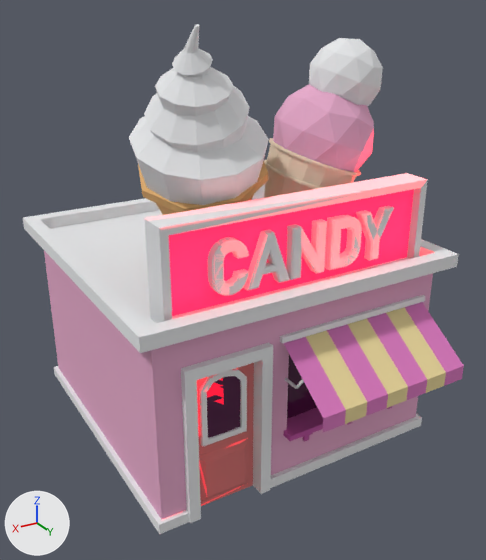
What one commit did to the glTF model shops/models/shop-candy-a_night.glb.
Rendered twice from a camera (50 mm lens) standing at (4.33, 7.4, 5.78) and looking at (0.04, 0.24, 2.2). Every picture has the same lights, and +X, +Y and +Z are marked at lower left. The older version comes first. Where no turn or scale is listed for an object, it has been applied to the vertices. Vertices at exactly the same position are counted once.

The older version as bpy lines, for what is in view:
```python
ob_object_10 = bpy.data.objects.new('Object_10', me_object_8)
ob_object_10.parent = ob_76f848e4f640400497e3b60985568616_obj_cleaner_materialmerger_gles
ob_object_10.location = (0.0, 0.0, 0.0)
ob_object_11 = bpy.data.objects.new('Object_11', me_object_9)
ob_object_11.location = (0.0, -0.32, 0.0)
ob_object_4 = bpy.data.objects.new('Object_4', me_object_2)
ob_object_4.location = (0.0, -0.32, 0.0)
ob_object_6 = bpy.data.objects.new('Object_6', me_object_4)
ob_object_6.location = (0.0, -0.32, 0.0)
ob_object_7 = bpy.data.objects.new('Object_7', me_object_5)
ob_object_7.location = (0.0, -0.32, 0.0)
ob_object_8 = bpy.data.objects.new('Object_8', me_object_6)
ob_object_8.location = (0.0, -0.32, 0.0)
ob_object_9 = bpy.data.objects.new('Object_9', me_object_7)
ob_object_9.location = (0.0, -0.32, 0.0)
# also in view: 'Object_2' at (-0.72, 2.01, 1.72); 'Object_5' at (0.69, 0.39, 3.04); 'Object_3' at (-0.72, 2.01, 1.72)
```
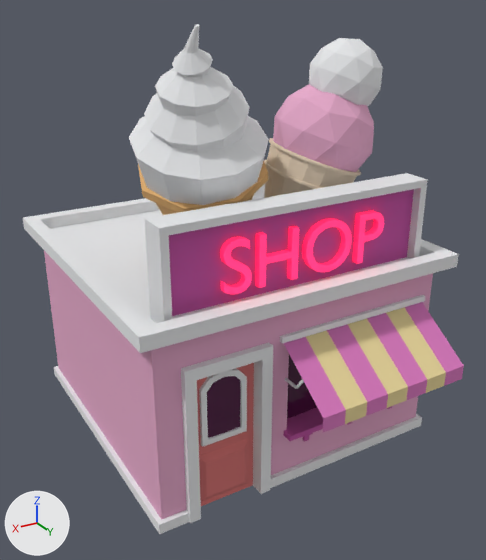
Edits to the scene script, one JSON object a line:
```json
{"op": "add", "block": "mat_sign_letters", "code": ["mat_sign_letters = bpy.data.materials.new('sign_letters')", "# colours: pink #ff59bc", "# uses the picture img_shop_candy_a_night"]}
{"block": "me_object_2", "where": "me_object_2.from_pydata(...)  # 81 vertices, 116 faces; spans x -1.72..1.34, y 1.77..1.93, z 0.72..2.0"}
{"block": "me_object_2", "where": "# used by ob_object_4; location = (0.0, -0.32, 0.0)"}
{"block": "me_object_2", "change": "me_object_2 part 1: texture (UV) coordinates changed"}
{"block": "me_object_5", "where": "me_object_5.from_pydata(...)  # 12 vertices, 18 faces; spans x 0.69..1.54, y 1.9..1.95, z 0.0..1.92"}
{"block": "me_object_5", "where": "# used by ob_object_7; location = (0.0, -0.32, 0.0)"}
{"block": "me_object_5", "change": "me_object_5 part 2: texture (UV) coordinates changed"}
{"block": "me_object_6", "where": "me_object_6.from_pydata(...)  # 56 vertices, 84 faces; spans x -2.0..2.0, y -2.0..2.0, z 0.14..4.75"}
{"block": "me_object_6", "where": "# used by ob_object_8; location = (0.0, -0.32, 0.0)"}
{"block": "me_object_6", "change": "me_object_6 part 3: texture (UV) coordinates changed"}
{"block": "me_object_7", "where": "me_object_7.from_pydata(...)  # 48 vertices, 60 faces; spans x -1.76..1.71, y 1.78..2.14, z 0.5..3.55"}
{"block": "me_object_7", "where": "# used by ob_object_9; location = (0.0, -0.32, 0.0)"}
{"block": "me_object_7", "change": "me_object_7 part 4: texture (UV) coordinates changed"}
{"block": "me_object_9", "where": "me_object_9.from_pydata(...)  # 377 vertices, 657 faces; spans x -2.2..2.2, y -2.2..2.43, z 0.0..5.47"}
{"block": "me_object_9", "where": "# used by ob_object_11; location = (0.0, -0.32, 0.0)"}
{"block": "me_object_9", "change": "me_object_9 part 5: texture (UV) coordinates changed"}
{"op": "add", "block": "me_sign_letters", "code": ["me_sign_letters = bpy.data.meshes.new('sign_letters')", "me_sign_letters.from_pydata(...)  # 290 vertices, 431 faces; spans x -1.17..1.07, y 1.81..1.89, z 2.71..3.35", "me_sign_letters.materials.append(mat_sign_letters)"]}
{"op": "set", "path": "ob_object_10", "old": "bpy.data.objects.new('Object_10', me_object_8)", "new": "bpy.data.objects.new('Object_10', None)"}
{"op": "add", "block": "ob_sign_letters", "code": ["ob_sign_letters = bpy.data.objects.new('sign_letters', me_sign_letters)", "ob_sign_letters.location = (0.0, -0.32, 0.0)"]}
```

Boxes [x1, y1, x2, y2] around the edits, measured in the pictures (486 x 560 px):
```json
{"object": "Object_11", "change": "surface changed", "before": [142, 82, 438, 524], "after": [142, 82, 438, 524]}
{"object": "Object_8", "change": "surface changed", "before": [160, 126, 374, 519], "after": [160, 126, 374, 519]}
{"object": "Object_9", "change": "surface changed", "before": [169, 189, 414, 316], "after": [169, 189, 414, 316], "on screen": "pink to purple"}
{"object": "Object_10", "change": "no longer drawn", "before": [207, 206, 394, 296]}
{"object": "sign_letters", "change": "added", "after": [220, 211, 384, 294]}
{"object": "Object_7", "change": "surface changed", "before": [197, 364, 254, 506], "after": [197, 364, 254, 506]}
{"object": "Object_4", "change": "surface changed", "before": [207, 377, 227, 408], "after": [207, 377, 227, 408], "on screen": "red to purple"}
```
